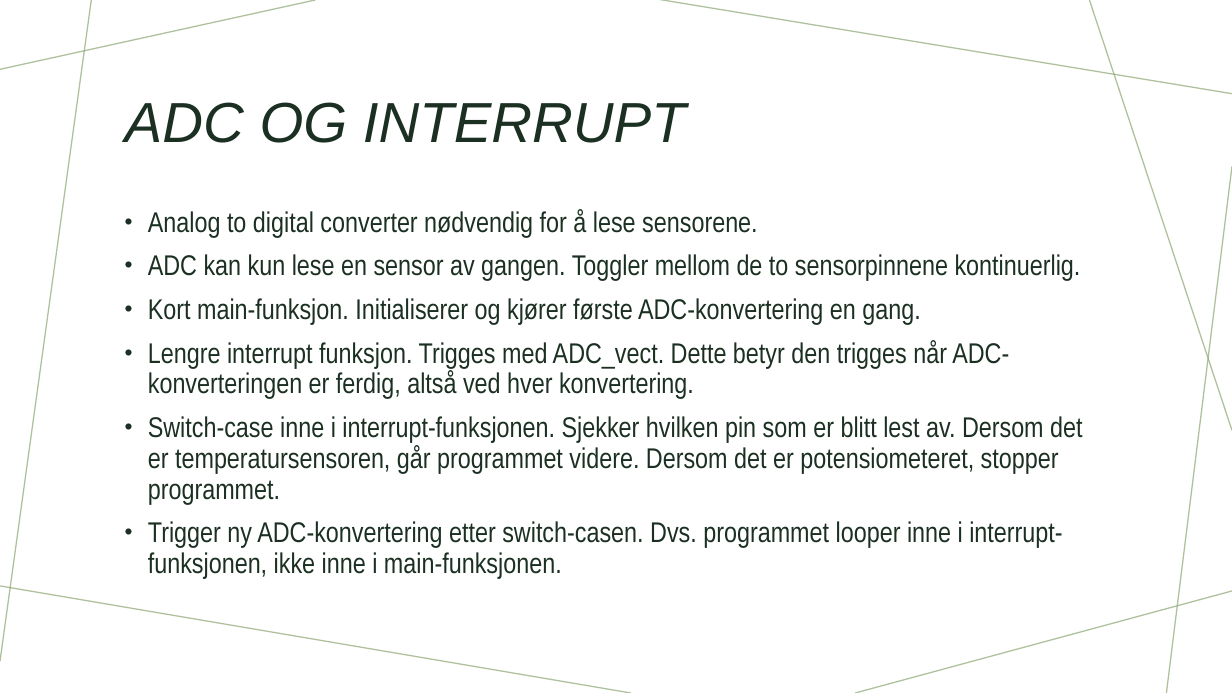
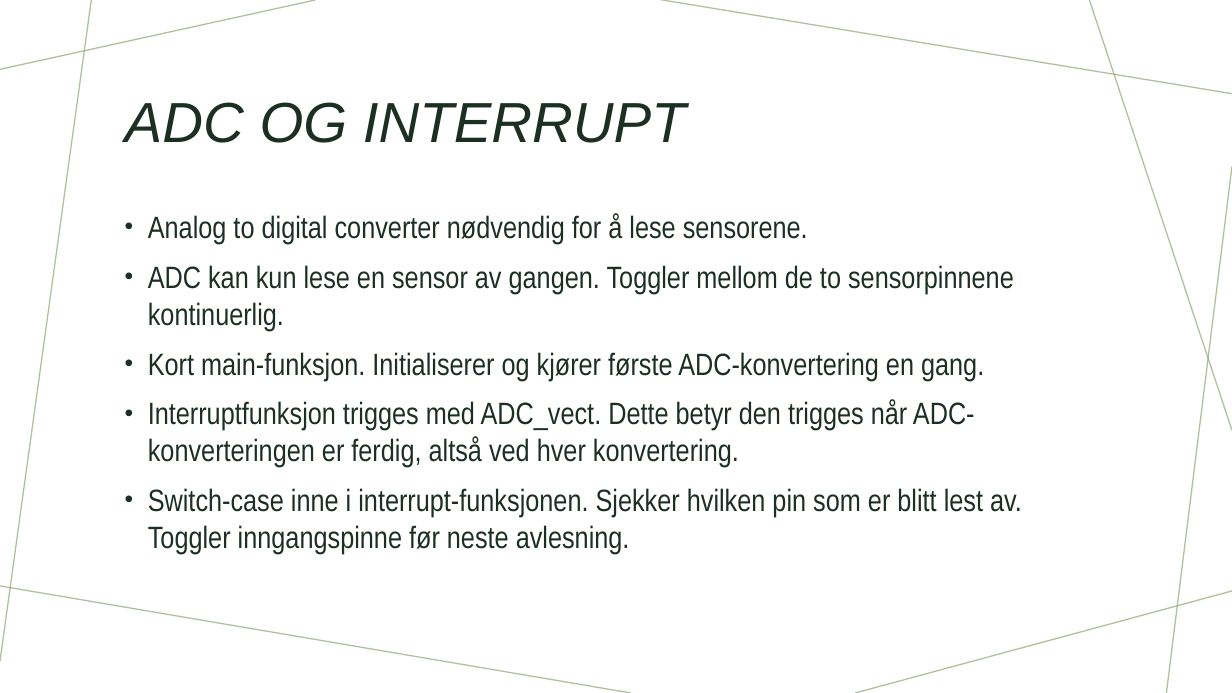
Before and after one commit to IELET2111-project/Hourglass, a slide deck: slide 4 of Presentasjon mikrokontrollere.pptx. Drawn at 1232x693 pixels with LibreOffice and Linux fonts; fonts in the diff are those of the drawing. Boxes give left, top, right and bottom in pixels: in the first picture for what was removed or moved away, otherwise in the second. Text is boxed around its words. In the diff, an @@ line names an element or a change of style, - is before the commit and + after.

```diff
--- a/Presentasjon mikrokontrollere.pptx
+++ b/Presentasjon mikrokontrollere.pptx
@@ text at [148, 213, 1014, 381]: size 22.2 to 24 pt in "Analog to digital converter nødvendig for å ...", "ADC kan kun lese en sensor av ...", "Kort main-funksjon. Initialiserer og kjører første ADC-konve ..."; line spacing 0.9 to 1 @@
@@ text at [148, 399, 1022, 554]: text changed; size 22.2 to 24 pt @@
-• Lengre interrupt funksjon. Trigges med ADC_vect. Dette betyr den trigges når ADC-konverteringen er ferdig, altså ved hver konvertering.
-• Switch-case inne i interrupt-funksjonen. Sjekker hvilken pin som er blitt lest av. Dersom det er temperatursensoren, går programmet videre. Dersom det er potensiometeret, stopper programmet.
-• Trigger ny ADC-konvertering etter switch-casen. Dvs. programmet looper inne i interrupt-funksjonen, ikke inne i main-funksjonen.
+• Interruptfunksjon trigges med ADC_vect. Dette betyr den trigges når ADC-konverteringen er ferdig, altså ved hver konvertering.
+• Switch-case inne i interrupt-funksjonen. Sjekker hvilken pin som er blitt lest av. Toggler inngangspinne før neste avlesning.
```
Also in this commit, not shown: 2 other slides changed, 2 other files.
